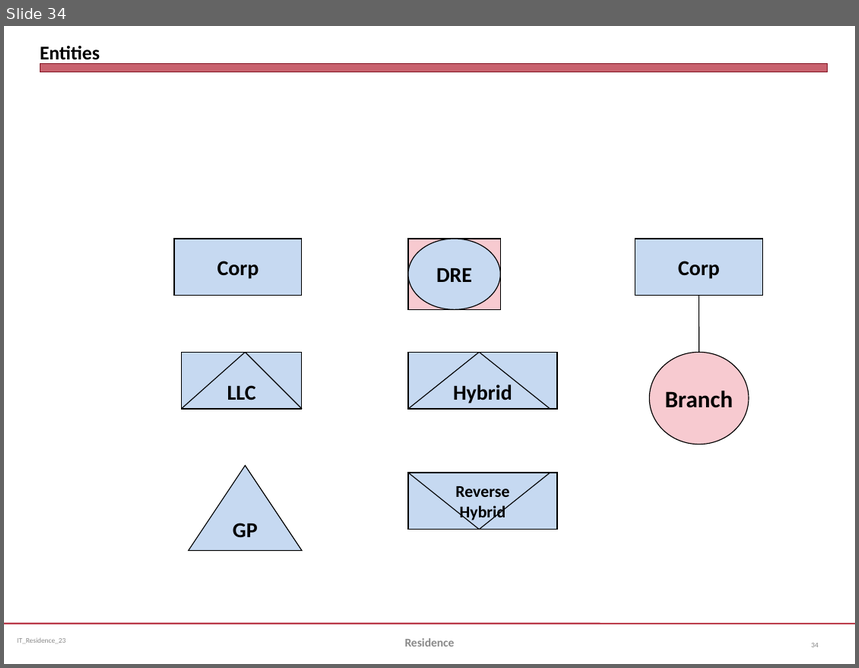
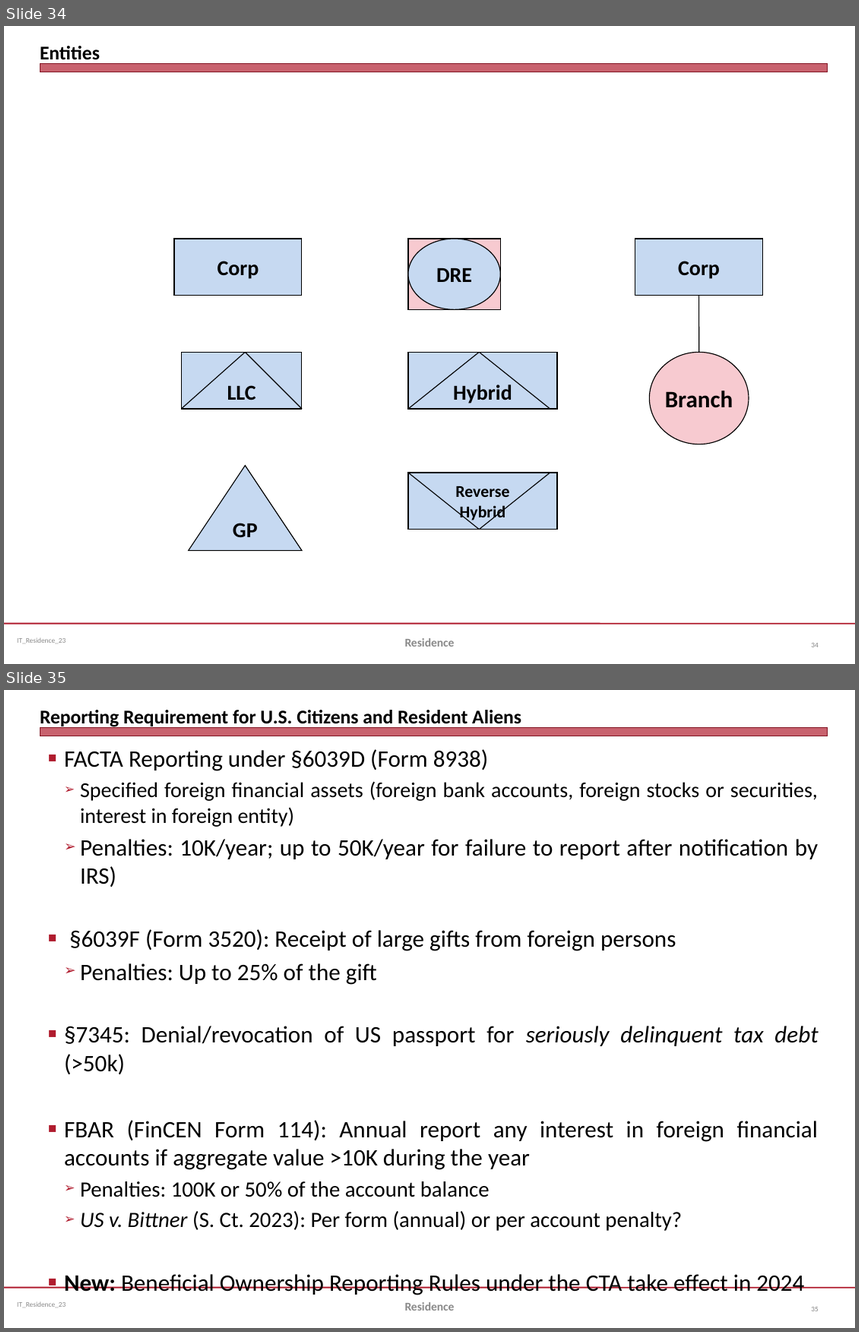
Before and after one commit to jmc877/International-Tax, a slide deck: slides/IT_Residence_23.pptx. Shown one above the other, each under a label of ours: slide 34 before the commit, slides 34 and 35 after it. The pictures are 859x668 and 859x1332 pixels, drawn with LibreOffice and Linux fonts; fonts in the diff are those of the drawing. Boxes give left, top, right and bottom in pixels: in the first picture for what was removed or moved away, otherwise in the second. Text is boxed around its words. In the diff, an @@ line names an element or a change of style, - is before the commit and + after.

```diff
--- a/slides/IT_Residence_23.pptx
+++ b/slides/IT_Residence_23.pptx
@@ slide 35 added at (4,690,855,1328), background #FFFFFF; not listed: 3 template elements that a slide beside it also shows @@
@@ title added at (40,710,522,728), 16.5 pt, text #000000, bold @@
+Reporting Requirement for U.S. Citizens and Resident Aliens
@@ text added at (64,749,818,1296), 20 pt, text #000000 @@
+■ FACTA Reporting under §6039D (Form 8938)
+  ➢ Specified foreign financial assets (foreign bank accounts, foreign stocks or securities, interest in foreign entity)
+  ➢ Penalties: 10K/year; up to 50K/year for failure to report after notification by IRS)
+■ §6039F (Form 3520): Receipt of large gifts from foreign persons
+  ➢ Penalties: Up to 25% of the gift
+■ §7345: Denial/revocation of US passport for seriously delinquent tax debt (>50k)
+■ FBAR (FinCEN Form 114): Annual report any interest in foreign financial accounts if aggregate value >10K during the year
+  ➢ Penalties: 100K or 50% of the account balance
+  ➢ US v. Bittner (S. Ct. 2023): Per form (annual) or per account penalty?
+■ New: Beneficial Ownership Reporting Rules under the CTA take effect in 2024
@@ text added at (405,1303,455,1311), 10 pt, text #898989, bold @@
+Residence
@@ page number added at (811,1307,818,1312), 6 pt, text #808080 @@
+35
```
Also in this commit, not shown: 3 slides changed, 2 other files.
